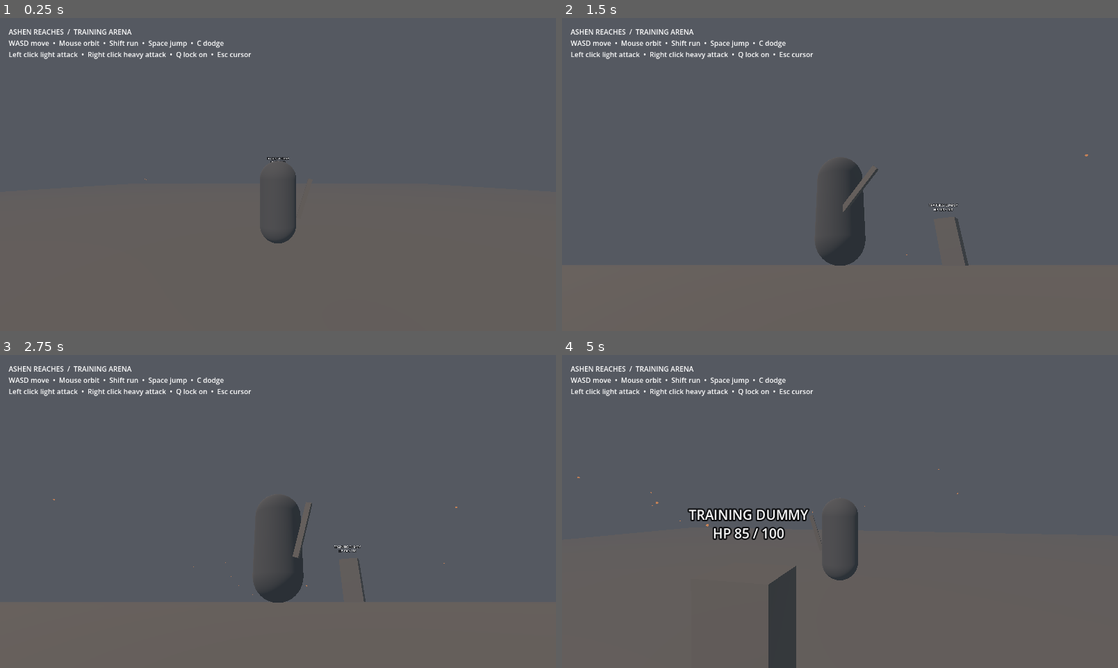
Above: before the commit, frames 1-4 (two rows, left to right).
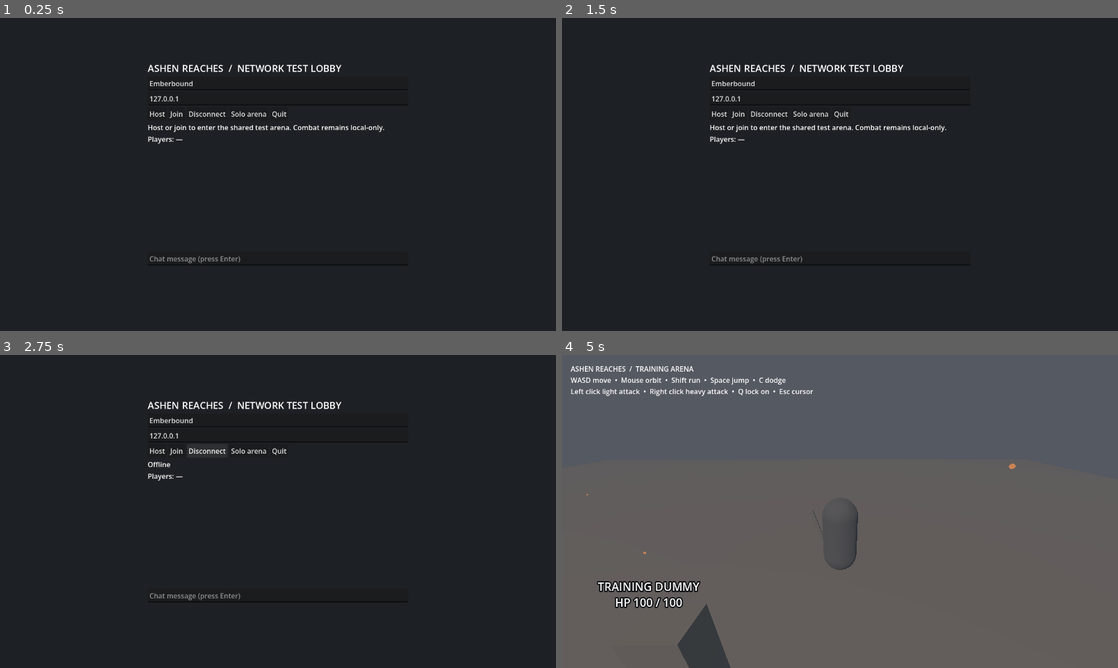
Above: after the commit, the same moments.

Repository: new-game-for-bro/ashen-reaches
Game: Godot game, scene res://scenes/ui/network_lobby.tscn
Same seed, same stepped clock (60 frames per second), same inputs: the game is played once before the commit and once after it. Before the commit the project starts from res://scenes/world/training_arena.tscn.
Inputs (mouse positions are in pixels of both pictures, inside the frame that each line leads up to):
- Up to frame 1 (0.25 s): no input
- Up to frame 2 (1.5 s): click (717, 115) at 0.5 s, where only the run after the commit has a clickable "Host"; click (739, 115) at 1.25 s, where only the run after the commit has a clickable "Join"
- Up to frame 3 (2.75 s): click (205, 452) at 2 s, where only the run after the commit has a clickable "Disconnect"
- Up to frame 4 (5 s): click (812, 452) at 2.75 s, where only the run after the commit has a clickable "Solo arena"; tap Enter (chat) at 3.5, 3.6 s; move the mouse to (867, 511) at 3.52 s; hold Shift (sprint) 3.53-4.28 s; hold W (move_forward) from 3.53 s (still down); click (867, 511) at 3.67 s; tap Space (jump) at 3.77, 4.07, 4.52, 4.55, 4.82 s; move the mouse to (812, 511) at 4.27 s; tap Shift (sprint) at 4.35 s; click (812, 511) at 4.42 s

The runs differ from the first frame. In frame 1, 100% of the frame differs, in the area x 0-100%, y 0-100%; in frame 2, 99%; in frame 3, 99%; in frame 4, 4.9%.

Commit message:
M2: Add server-driven shared test arena

Diff:
--- a/autoload/NetworkManager.gd
+++ b/autoload/NetworkManager.gd
@@ -10,6 +10,10 @@
 const MAX_CHAT_LENGTH: int = 200
 const MIN_CHAT_INTERVAL_MS: int = 750
 
+var dedicated: bool = false
+var pending_address: String = ""
+var pending_username: String = ""
+var pending_port: int = DEFAULT_PORT
 var players: Dictionary = {}
 var player_name: String = "Emberbound"
 var chat_times: Dictionary = {}
@@ -20,17 +24,19 @@
 	multiplayer.connection_failed.connect(_connection_failed)
 	multiplayer.server_disconnected.connect(_server_disconnected)
 
-func host_server(username: String, port: int = DEFAULT_PORT) -> Error:
+func host_server(username: String, port: int = DEFAULT_PORT, is_dedicated: bool = false) -> Error:
 	if not _valid_port(port):
 		return ERR_INVALID_PARAMETER
 	disconnect_session()
+	dedicated = is_dedicated
 	player_name = _sanitize_name(username)
 	var peer := ENetMultiplayerPeer.new()
-	var result := peer.create_server(port, MAX_PLAYERS - 1)
+	var result := peer.create_server(port, MAX_PLAYERS if dedicated else MAX_PLAYERS - 1)
 	if result != OK:
 		return result
 	multiplayer.multiplayer_peer = peer
-	players[1] = player_name
+	if not dedicated:
+		players[1] = player_name
 	roster_changed.emit(players.duplicate())
 	connection_state_changed.emit("hosting")
 	return OK
--- a/project.godot
+++ b/project.godot
@@ -11,7 +11,7 @@
 [application]
 
 config/name="Ashen Reaches"
-run/main_scene="res://scenes/world/training_arena.tscn"
+run/main_scene="res://scenes/ui/network_lobby.tscn"
 config/features=PackedStringArray("4.7")
 
 [autoload]
--- /dev/null
+++ b/scenes/network/network_arena.tscn
@@ -0,0 +1,17 @@
+[gd_scene load_steps=4 format=3]
+[ext_resource type="Script" path="res://scripts/network/network_arena.gd" id="1"]
+[sub_resource type="BoxMesh" id="GroundMesh"]
+size = Vector3(80, 1, 80)
+[sub_resource type="BoxShape3D" id="GroundShape"]
+size = Vector3(80, 1, 80)
+[node name="NetworkArena" type="Node3D"]
+script = ExtResource("1")
+[node name="Ground" type="StaticBody3D" parent="."]
+position = Vector3(0, -0.5, 0)
+[node name="Mesh" type="MeshInstance3D" parent="Ground"]
+mesh = SubResource("GroundMesh")
+[node name="Collision" type="CollisionShape3D" parent="Ground"]
+shape = SubResource("GroundShape")
+[node name="Players" type="Node3D" parent="."]
+[node name="MultiplayerSpawner" type="MultiplayerSpawner" parent="."]
+spawn_path = NodePath("../Players")
--- /dev/null
+++ b/scripts/network/network_arena.gd
@@ -0,0 +1,99 @@
+extends Node3D
+
+const PlayerScript = preload("res://scripts/network/network_player.gd")
+const InputSetup = preload("res://scripts/player/input_setup.gd")
+@onready var players_node: Node3D = $Players
+@onready var spawner: MultiplayerSpawner = $MultiplayerSpawner
+var chat_input: LineEdit
+var chat_output: RichTextLabel
+
+func _ready() -> void:
+	InputSetup.configure()
+	spawner.spawn_function = _create_player
+	multiplayer.peer_disconnected.connect(_remove_player)
+	NetworkManager.connection_state_changed.connect(_connection_changed)
+	if DisplayServer.get_name() != "headless":
+		_build_ui()
+	if not NetworkManager.pending_address.is_empty():
+		var address: String = NetworkManager.pending_address
+		var username: String = NetworkManager.pending_username
+		NetworkManager.pending_address = ""
+		var error := NetworkManager.join_server(address, username, NetworkManager.pending_port)
+		if error != OK:
+			push_error("Could not connect: " + error_string(error))
+			get_tree().change_scene_to_file.call_deferred("res://scenes/ui/network_lobby.tscn")
+	elif multiplayer.is_server():
+		if not NetworkManager.dedicated:
+			spawner.spawn({"id": 1, "name": NetworkManager.player_name})
+
+func _create_player(info: Dictionary) -> Node:
+	var player := CharacterBody3D.new()
+	player.name = str(info["id"])
+	player.set_script(PlayerScript)
+	player.peer_id = int(info["id"])
+	player.display_name = str(info["name"])
+	player.position = Vector3(float(player.peer_id % 5) * 2.0, 0, 0)
+	return player
+
+@rpc("any_peer", "call_remote", "reliable")
+func announce_ready() -> void:
+	if not multiplayer.is_server():
+		return
+	var id := multiplayer.get_remote_sender_id()
+	if id <= 1 or not NetworkManager.players.has(id) or players_node.has_node(str(id)):
+		return
+	spawner.spawn({"id": id, "name": NetworkManager.players[id]})
+
+func _remove_player(id: int) -> void:
+	if multiplayer.is_server():
+		var player := players_node.get_node_or_null(str(id))
+		if player:
+			player.queue_free()
+
+func _connection_changed(state: String) -> void:
+	if state == "connected":
+		announce_ready.rpc_id(1)
+	if state == "server_disconnected" or state == "connection_failed":
+		Input.mouse_mode = Input.MOUSE_MODE_VISIBLE
+		get_tree().change_scene_to_file("res://scenes/ui/network_lobby.tscn")
+
+func _build_ui() -> void:
+	var sun := DirectionalLight3D.new()
+	sun.rotation_degrees = Vector3(-50, -30, 0)
+	add_child(sun)
+	var layer := CanvasLayer.new()
+	add_child(layer)
+	var hint := Label.new()
+	hint.position = Vector2(20, 15)
+	hint.text = "MULTIPLAYER TEST  |  WASD move · Shift sprint · Space jump · Enter chat · Esc cursor"
+	layer.add_child(hint)
+	chat_output = RichTextLabel.new()
+	chat_output.position = Vector2(20, 60)
+	chat_output.size = Vector2(420, 140)
+	chat_output.bbcode_enabled = false
+	layer.add_child(chat_output)
+	chat_input = LineEdit.new()
+	chat_input.position = Vector2(20, 205)
+	chat_input.size = Vector2(420, 32)
+	chat_input.placeholder_text = "Enter chat message"
+	chat_input.visible = false
+	chat_input.text_submitted.connect(_send_chat)
+	layer.add_child(chat_input)
+	NetworkManager.chat_received.connect(_receive_chat)
+
+func _input(event: InputEvent) -> void:
+	if chat_input and event is InputEventKey and event.pressed and not event.echo and event.keycode == KEY_ENTER and not chat_input.visible:
+		chat_input.visible = true
+		chat_input.grab_focus()
+		Input.mouse_mode = Input.MOUSE_MODE_VISIBLE
+		get_viewport().set_input_as_handled()
+
+func _send_chat(value: String) -> void:
+	NetworkManager.send_chat(value)
+	chat_input.clear()
+	chat_input.release_focus()
+	chat_input.visible = false
+	Input.mouse_mode = Input.MOUSE_MODE_CAPTURED
+
+func _receive_chat(sender_name: String, value: String) -> void:
+	chat_output.add_text(sender_name + ": " + value + "\n")
--- /dev/null
+++ b/scripts/network/network_player.gd
@@ -0,0 +1,136 @@
+extends CharacterBody3D
+
+const SPEED: float = 5.0
+const SPRINT_SPEED: float = 8.0
+const GRAVITY: float = 18.0
+const JUMP_SPEED: float = 6.0
+const MAX_INPUT_RATE_MS: int = 12
+const INPUT_TIMEOUT_MS: int = 500
+const SNAPSHOT_INTERVAL: float = 0.05
+
+var peer_id: int = 0
+var display_name: String = "Emberbound"
+var input_direction: Vector2 = Vector2.ZERO
+var input_yaw: float = 0.0
+var sprinting: bool = false
+var jump_requested: bool = false
+var last_input_ms: int = 0
+var snapshot_timer: float = 0.0
+var remote_position: Vector3
+var has_snapshot: bool = false
+var health: int = 100
+var animation_state: String = "idle"
+var pivot: Node3D
+var visual: Node3D
+var label: Label3D
+
+func _ready() -> void:
+	var collider := CollisionShape3D.new()
+	var capsule := CapsuleShape3D.new()
+	capsule.radius = 0.4
+	capsule.height = 1.8
+	collider.shape = capsule
+	collider.position.y = 0.9
+	add_child(collider)
+	visual = Node3D.new()
+	visual.name = "Visual"
+	add_child(visual)
+	var mesh := MeshInstance3D.new()
+	var body := CapsuleMesh.new()
+	body.radius = 0.4
+	body.height = 1.8
+	mesh.mesh = body
+	mesh.position.y = 0.9
+	visual.add_child(mesh)
+	label = Label3D.new()
+	label.text = display_name + "  ·  HP 100"
+	label.position.y = 2.2
+	label.billboard = BaseMaterial3D.BILLBOARD_ENABLED
+	label.font_size = 24
+	add_child(label)
+	if multiplayer.get_unique_id() == peer_id and DisplayServer.get_name() != "headless":
+		pivot = Node3D.new()
+		pivot.position.y = 1.5
+		add_child(pivot)
+		var arm := SpringArm3D.new()
+		arm.spring_length = 4.5
+		arm.add_excluded_object(get_rid())
+		pivot.add_child(arm)
+		var camera := Camera3D.new()
+		camera.current = true
+		arm.add_child(camera)
+		Input.mouse_mode = Input.MOUSE_MODE_CAPTURED
+
+func _unhandled_input(event: InputEvent) -> void:
+	if not pivot:
+		return
+	if event is InputEventMouseMotion and Input.mouse_mode == Input.MOUSE_MODE_CAPTURED:
+		pivot.rotation.y -= event.relative.x * 0.003
+		pivot.rotation.x = clampf(pivot.rotation.x - event.relative.y * 0.003, -0.8, 0.55)
+	if event is InputEventKey and event.pressed and event.keycode == KEY_ESCAPE:
+		Input.mouse_mode = Input.MOUSE_MODE_VISIBLE
+	if event is InputEventMouseButton and event.pressed and Input.mouse_mode == Input.MOUSE_MODE_VISIBLE:
+		Input.mouse_mode = Input.MOUSE_MODE_CAPTURED
+
+func _physics_process(delta: float) -> void:
+	if multiplayer.get_unique_id() == peer_id and pivot:
+		var typing := get_viewport().gui_get_focus_owner() is LineEdit
+		var axis := Vector2.ZERO if typing else Input.get_vector("move_left", "move_right", "move_forward", "move_back")
+		var jump := not typing and Input.is_action_just_pressed("jump")
+		if multiplayer.is_server():
+			_set_input(axis, pivot.rotation.y, not typing and Input.is_action_pressed("sprint"), jump)
+		else:
+			_submit_input.rpc_id(1, axis, pivot.rotation.y, not typing and Input.is_action_pressed("sprint"), jump)
+	if multiplayer.is_server():
+		if Time.get_ticks_msec() - last_input_ms > INPUT_TIMEOUT_MS:
+			input_direction = Vector2.ZERO
+			sprinting = false
+		var direction := Basis(Vector3.UP, input_yaw) * Vector3(input_direction.x, 0, input_direction.y)
+		var speed := SPRINT_SPEED if sprinting else SPEED
+		velocity.x = direction.x * speed
+		velocity.z = direction.z * speed
+		if not is_on_floor():
+			velocity.y -= GRAVITY * delta
+		elif jump_requested:
+			velocity.y = JUMP_SPEED
+		else:
+			velocity.y = 0.0
+		jump_requested = false
+		if direction.length() > 0.1:
+			visual.rotation.y = atan2(direction.x, direction.z)
+		move_and_slide()
+		animation_state = "fall" if not is_on_floor() and velocity.y < 0 else "jump" if not is_on_floor() else "run" if direction.length() > 0.1 and sprinting else "walk" if direction.length() > 0.1 else "idle"
+		snapshot_timer -= delta
+		if snapshot_timer <= 0.0:
+			snapshot_timer = SNAPSHOT_INTERVAL
+			_receive_state.rpc(global_position, visual.rotation.y, health, animation_state)
+	elif has_snapshot:
+		global_position = global_position.lerp(remote_position, minf(1.0, delta * 14.0))
+
+@rpc("any_peer", "call_remote", "unreliable_ordered", 1)
+func _submit_input(axis: Vector2, yaw: float, run: bool, jump: bool) -> void:
+	if not multiplayer.is_server() or multiplayer.get_remote_sender_id() != peer_id:
+		return
+	if not axis.is_finite() or not is_finite(yaw):
+		return
+	var now := Time.get_ticks_msec()
+	if now - last_input_ms < MAX_INPUT_RATE_MS:
+		return
+	_set_input(axis, yaw, run, jump)
+
+func _set_input(axis: Vector2, yaw: float, run: bool, jump: bool) -> void:
+	input_direction = axis.limit_length(1.0)
+	input_yaw = wrapf(yaw, -PI, PI)
+	sprinting = run
+	jump_requested = jump_requested or jump
+	last_input_ms = Time.get_ticks_msec()
+
+@rpc("authority", "call_remote", "unreliable_ordered", 2)
+func _receive_state(position_value: Vector3, yaw: float, hp: int, state: String) -> void:
+	if position_value.is_finite() and is_finite(yaw) and hp >= 0 and hp <= 100 and state in ["idle", "walk", "run", "jump", "fall"]:
+		remote_position = position_value
+		visual.rotation.y = yaw
+		health = hp
+		animation_state = state
+		label.text = display_name + "  ·  HP " + str(health)
+		has_snapshot = true
--- a/scripts/ui/network_lobby.gd
+++ b/scripts/ui/network_lobby.gd
@@ -8,6 +8,13 @@
 var history: RichTextLabel
 
 func _ready() -> void:
+	if "--server" in OS.get_cmdline_user_args() or "--server" in OS.get_cmdline_args():
+		var error := NetworkManager.host_server("Dedicated server", NetworkManager.DEFAULT_PORT, true)
+		if error == OK:
+			get_tree().change_scene_to_file.call_deferred("res://scenes/network/network_arena.tscn")
+		else:
+			push_error("Could not start dedicated server: " + error_string(error))
+		return
 	Input.mouse_mode = Input.MOUSE_MODE_VISIBLE
 	var background := ColorRect.new()
 	background.color = Color("1d2024")
@@ -33,13 +40,13 @@
 	column.add_child(address)
 	var buttons := HBoxContainer.new()
 	column.add_child(buttons)
-	for action: String in ["Host", "Join", "Disconnect", "Solo arena"]:
+	for action: String in ["Host", "Join", "Disconnect", "Solo arena", "Quit"]:
 		var button := Button.new()
 		button.text = action
 		button.pressed.connect(_button_pressed.bind(action))
 		buttons.add_child(button)
 	status = Label.new()
-	status.text = "Offline. This lobby tests connections and chat; shared gameplay is not built yet."
+	status.text = "Host or join to enter the shared test arena. Combat remains local-only."
 	status.autowrap_mode = TextServer.AUTOWRAP_WORD_SMART
 	column.add_child(status)
 	roster = Label.new()
@@ -64,19 +71,29 @@
 			var error := NetworkManager.host_server(username.text)
 			if error != OK:
 				_set_status("Host failed: " + error_string(error))
+			else:
+				get_tree().change_scene_to_file.call_deferred("res://scenes/network/network_arena.tscn")
 		"Join":
-			var error := NetworkManager.join_server(address.text, username.text)
-			if error != OK:
-				_set_status("Join failed: " + error_string(error))
+			if address.text.strip_edges().is_empty():
+				_set_status("Enter a server address.")
+			else:
+				NetworkManager.pending_address = address.text
+				NetworkManager.pending_username = username.text
+				get_tree().change_scene_to_file.call_deferred("res://scenes/network/network_arena.tscn")
 		"Disconnect":
 			NetworkManager.disconnect_session()
 			_set_status("Offline")
+		"Quit":
+			NetworkManager.disconnect_session()
+			get_tree().quit()
 		"Solo arena":
 			NetworkManager.disconnect_session()
 			get_tree().change_scene_to_file("res://scenes/world/training_arena.tscn")
 
 func _set_status(value: String) -> void:
 	status.text = value
+	if value == "connected":
+		get_tree().change_scene_to_file.call_deferred("res://scenes/network/network_arena.tscn")
 
 func _set_roster(players: Dictionary) -> void:
 	var names: PackedStringArray = []
--- /dev/null
+++ b/tests/arena_smoke.gd
@@ -0,0 +1,52 @@
+extends SceneTree
+var role: String
+var entered: bool = false
+var sent: bool = false
+var ticks: int = 0
+var peer_id: int = 0
+func _initialize() -> void:
+	call_deferred("start")
+func start() -> void:
+	role = OS.get_cmdline_user_args()[0]
+	var manager = root.get_node("NetworkManager")
+	manager.connection_state_changed.connect(on_state)
+	if role == "server":
+		assert(manager.host_server("Host", 18992) == OK)
+		enter_arena()
+	else:
+		manager.pending_address = "127.0.0.1"
+		manager.pending_username = "Guest"
+		manager.pending_port = 18992
+		enter_arena()
+	await create_timer(15.0).timeout
+	push_error("arena test timed out " + role)
+	quit(1)
+func on_state(state: String) -> void:
+	if state == "connected":
+		peer_id = root.get_node("NetworkManager").multiplayer.get_unique_id()
+func enter_arena() -> void:
+	change_scene_to_file("res://scenes/network/network_arena.tscn")
+	entered = true
+func _process(_delta: float) -> bool:
+	if not entered or not current_scene:
+		return false
+	var players = current_scene.get_node_or_null("Players")
+	if not players:
+		return false
+	if players.get_child_count() != 2:
+		return false
+	if role == "client":
+		var player = players.get_node_or_null(str(peer_id))
+		if player:
+			player._submit_input.rpc_id(1, Vector2(1, 0), 0.0, false, false)
+			ticks += 1
+			if ticks > 10 and player.global_position.x > float(peer_id % 5) * 2.0 + 0.5:
+				print("PASS client received server movement")
+				quit(0)
+	elif not sent:
+		for player in players.get_children():
+			if player.peer_id != 1 and player.last_input_ms > 0 and player.global_position.x > float(player.peer_id % 5) * 2.0 + 0.5:
+				sent = true
+				print("PASS server spawned and moved client")
+				create_timer(3.0).timeout.connect(func(): quit(0))
+	return false
--- /dev/null
+++ b/tests/dedicated_smoke.gd
@@ -0,0 +1,17 @@
+extends SceneTree
+var observed: bool = false
+func _initialize() -> void:
+	call_deferred("start")
+func start() -> void:
+	var manager = root.get_node("NetworkManager")
+	manager.roster_changed.connect(on_roster)
+	assert(manager.join_server("127.0.0.1", "Test guest", 7777) == OK)
+	await create_timer(5).timeout
+	if not observed:
+		push_error("Dedicated server handshake timed out")
+		quit(1)
+func on_roster(players: Dictionary) -> void:
+	if players.size() == 1 and players.values().has("Test guest"):
+		observed = true
+		print("PASS dedicated server accepts a guest")
+		quit(0)
--- a/tests/network_smoke.gd
+++ b/tests/network_smoke.gd
@@ -5,9 +5,7 @@
 	call_deferred("start")
 func start() -> void:
 	role = OS.get_cmdline_user_args()[0]
-	manager = load("res://autoload/NetworkManager.gd").new()
-	manager.name = "NetworkManager"
-	root.add_child(manager)
+	manager = root.get_node("NetworkManager")
 	manager.roster_changed.connect(on_roster)
 	manager.chat_received.connect(on_chat)
 	if role == "server":
Not shown, changed: docs/DECISIONS.md
Not shown, changed: docs/RUNNING.md
